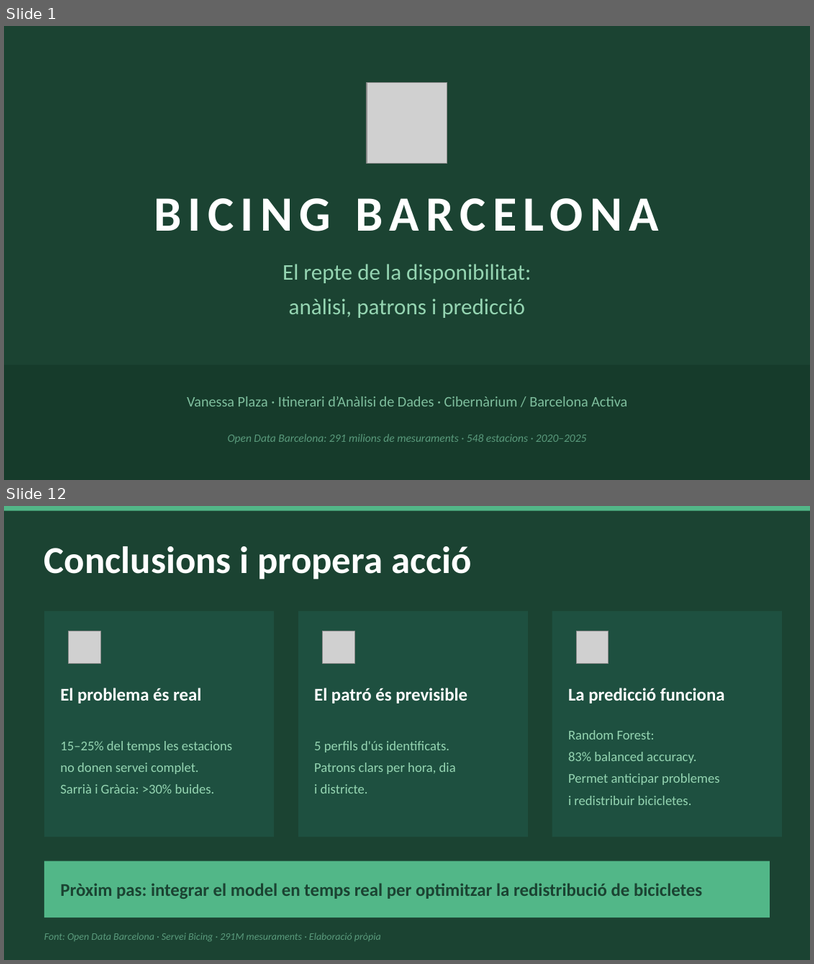
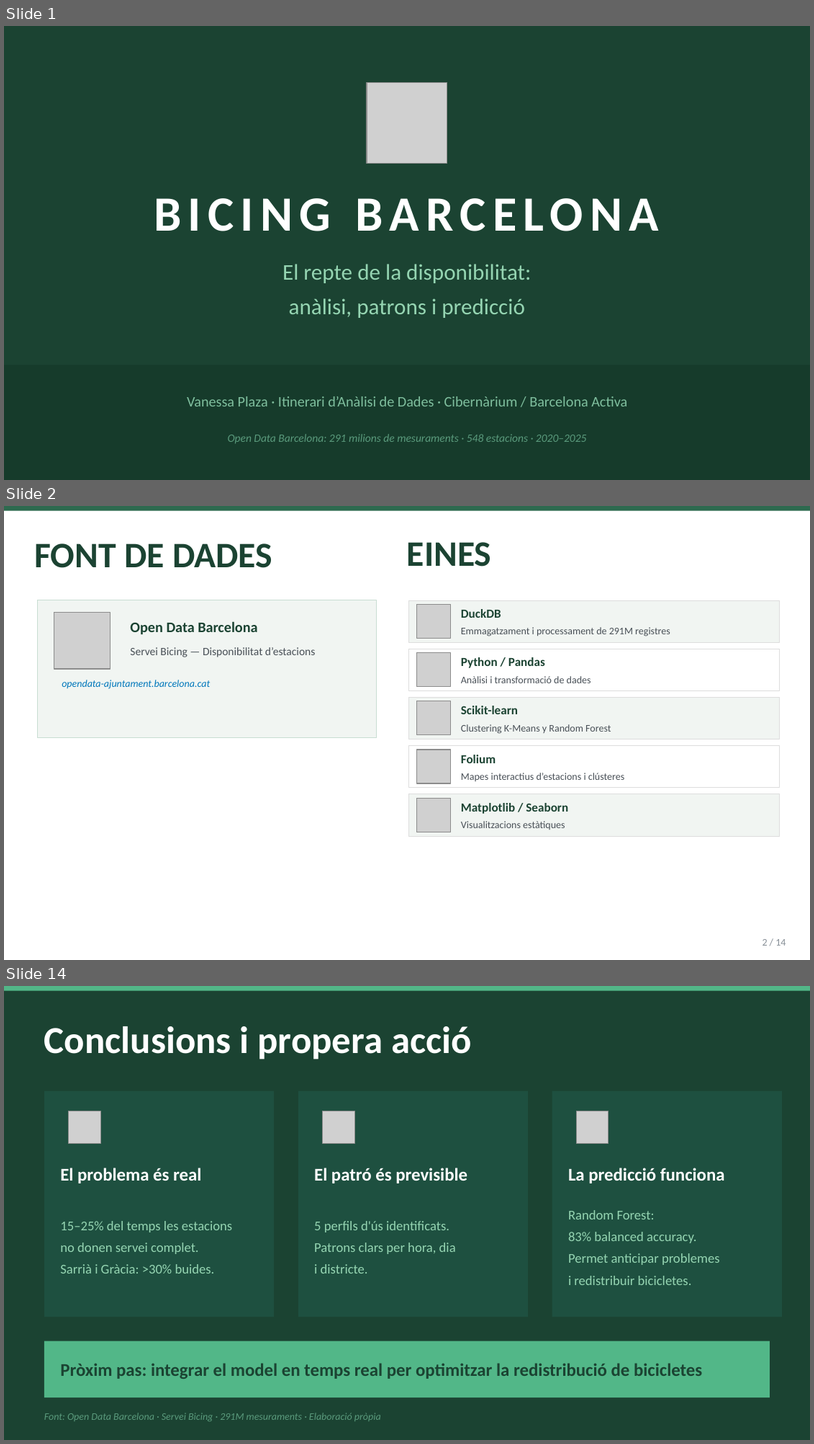
Before and after one commit to VanePla/Projectes-ITCib, a slide deck: SPRINT_13_Projecte_Final/Projecte_bicing.pptx. Shown one above the other, each under a label of ours: slides 1 and 12 before the commit, slides 1, 2 and 14 after it; the slides between them are not shown. The pictures are 814x964 and 814x1444 pixels, drawn with LibreOffice and Linux fonts; fonts in the diff are those of the drawing; grey boxes stand for pictures. Boxes give left, top, right and bottom in pixels: in the first picture for what was removed or moved away, otherwise in the second. Text is boxed around its words. In the diff, an @@ line names an element or a change of style, - is before the commit and + after.

```diff
--- a/SPRINT_13_Projecte_Final/Projecte_bicing.pptx
+++ b/SPRINT_13_Projecte_Final/Projecte_bicing.pptx
@@ slide 2 added at (x1=4, y1=506, x2=810, y2=960), background #FFFFFF @@
@@ rectangle added at (x1=4, y1=506, x2=810, y2=511), fill #2D6A4F @@
@@ text added at (x1=34, y1=543, x2=273, y2=568), 32 pt, text #1B4332, bold @@
+FONT DE DADES
@@ text added at (x1=407, y1=542, x2=492, y2=566), 32 pt, text #1B4332, bold @@
+EINES
@@ rectangle added at (x1=38, y1=600, x2=376, y2=737), fill #F1F5F2, outline #C8DDD2 0.5 pt @@
@@ picture added at (x1=54, y1=613, x2=111, y2=669) @@
@@ rectangle added at (x1=409, y1=600, x2=779, y2=642), fill #F1F5F2, outline #DDDDDD 0.3 pt @@
@@ picture added at (x1=417, y1=605, x2=450, y2=638) @@
@@ text added at (x1=461, y1=609, x2=502, y2=618), 11 pt, text #1B4332, bold @@
+DuckDB
@@ text added at (x1=130, y1=621, x2=257, y2=634), 13 pt, text #1B4332, bold @@
+Open Data Barcelona
@@ text added at (x1=461, y1=627, x2=671, y2=636), 9 pt, text #495057 @@
+Emmagatzament i processament de 291M registres
@@ text added at (x1=130, y1=647, x2=315, y2=657), 10 pt, text #495057 @@
+Servei Bicing — Disponibilitat d’estacions
@@ rectangle added at (x1=409, y1=649, x2=779, y2=690), fill #FFFFFF, outline #DDDDDD 0.3 pt @@
@@ picture added at (x1=417, y1=653, x2=450, y2=687) @@
@@ text added at (x1=461, y1=657, x2=545, y2=668), 11 pt, text #1B4332, bold @@
+Python / Pandas
@@ text added at (x1=461, y1=676, x2=592, y2=683), 9 pt, text #495057 @@
+Anàlisi i transformació de dades
@@ text added at (x1=62, y1=680, x2=210, y2=689), 9 pt, text #0077BB, italic @@
+opendata-ajuntament.barcelona.cat
@@ rectangle added at (x1=409, y1=697, x2=779, y2=739), fill #F1F5F2, outline #DDDDDD 0.3 pt @@
@@ picture added at (x1=417, y1=701, x2=450, y2=735) @@
@@ text added at (x1=461, y1=705, x2=518, y2=714), 11 pt, text #1B4332, bold @@
+Scikit-learn
@@ text added at (x1=461, y1=724, x2=611, y2=734), 9 pt, text #495057 @@
+Clustering K-Means y Random Forest
@@ rectangle added at (x1=409, y1=746, x2=779, y2=788), fill #FFFFFF, outline #DDDDDD 0.3 pt @@
@@ picture added at (x1=417, y1=749, x2=450, y2=783) @@
@@ text added at (x1=461, y1=754, x2=496, y2=763), 11 pt, text #1B4332, bold @@
+Folium
@@ text added at (x1=461, y1=772, x2=625, y2=781), 9 pt, text #495057 @@
+Mapes interactius d’estacions i clústeres
@@ rectangle added at (x1=409, y1=794, x2=779, y2=836), fill #F1F5F2, outline #DDDDDD 0.3 pt @@
@@ picture added at (x1=417, y1=798, x2=450, y2=831) @@
@@ text added at (x1=461, y1=803, x2=568, y2=813), 11 pt, text #1B4332, bold @@
+Matplotlib / Seaborn
@@ text added at (x1=461, y1=821, x2=565, y2=829), 9 pt, text #495057 @@
+Visualitzacions estàtiques
@@ text added at (x1=763, y1=939, x2=786, y2=945), 9 pt, text #868E96 @@
+2 / 14
@@ what was slide 12 is now slide 14 @@
```
Also in this commit, not shown: 10 slides changed, 1 other slide added, 7 other files.
